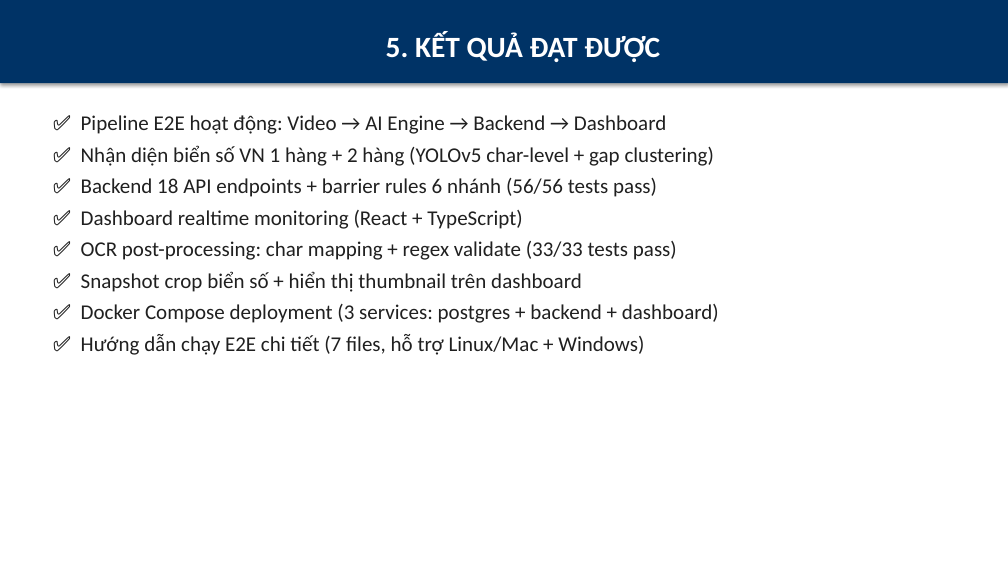
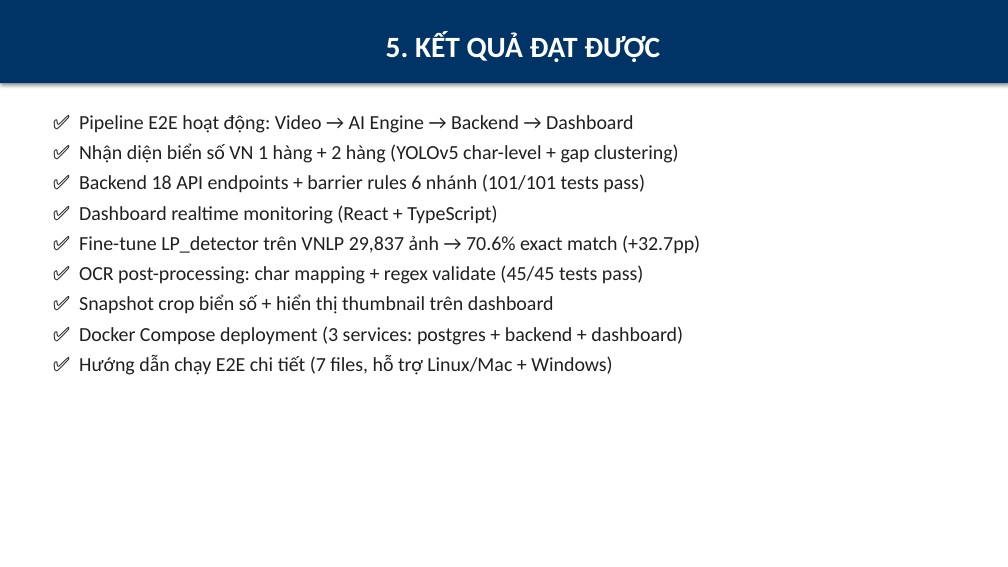
Before and after one commit to ukelele0718/bienso, a slide deck: slide 24 of slides/bao-ve-do-an.pptx. Drawn at 1008x567 pixels with LibreOffice and Linux fonts; fonts in the diff are those of the drawing. Boxes give left, top, right and bottom in pixels: in the first picture for what was removed or moved away, otherwise in the second. Text is boxed around its words. In the diff, an @@ line names an element or a change of style, - is before the commit and + after.

Commit message:
docs: slides + E2E integration + full 3,731 eval reports
Agent G (E2E integration):
- E2E comparison on trungdinh22-demo.mp4 (300 frames)
- Baseline v5: 11.7 FPS, 23 events
- Finetuned v8: 20.3 FPS (+73%), 18 events (cleaner)
- Both find same 2 unique plates

Agent H (full 3,731 eval):
- Confirmed: Detection 89.2% → 99.9%, Exact 37.8% → 68.7%, Char 53.8% → 82.4%
- Error analysis: 0% no-detect (detector perfect), 83% char confusion → OCR is new bottleneck

Agent I (slides update):
- Slide 19: baseline vs finetuned comparison table
- Slide 20: rebranded to 'Fine-tune YOLOv8n' with +32.7pp callout
- Slide 23: tests 89 → 146
- Slide 24: new achievement bullet
- 27 slides, 2375 KB

```diff
--- a/slides/bao-ve-do-an.pptx
+++ b/slides/bao-ve-do-an.pptx
@@ text at [79, 115, 683, 375]: size 20 to 19 pt in "✅ Pipeline E2E hoạt động: Video → ...", "✅ Nhận diện biển số VN 1 ...", "✅ Dashboard realtime monitoring (React + TypeScript)", "✅ Snapshot crop biển số + hiển ..." and 2 more places @@
@@ text at [79, 174, 645, 193]: text changed; size 20 to 19 pt @@
-✅ Backend 18 API endpoints + barrier rules 6 nhánh (56/56 tests pass)
+✅ Backend 18 API endpoints + barrier rules 6 nhánh (101/101 tests pass)
@@ text at [79, 235, 700, 284]: text changed; size 20 to 19 pt @@
-✅ OCR post-processing: char mapping + regex validate (33/33 tests pass)
+✅ Fine-tune LP_detector trên VNLP 29,837 ảnh → 70.6% exact match (+32.7pp)
+✅ OCR post-processing: char mapping + regex validate (45/45 tests pass)
```
Also in this commit, not shown: 1 other slide changed, 2 slides added, 2 slides removed, 4 other files.
